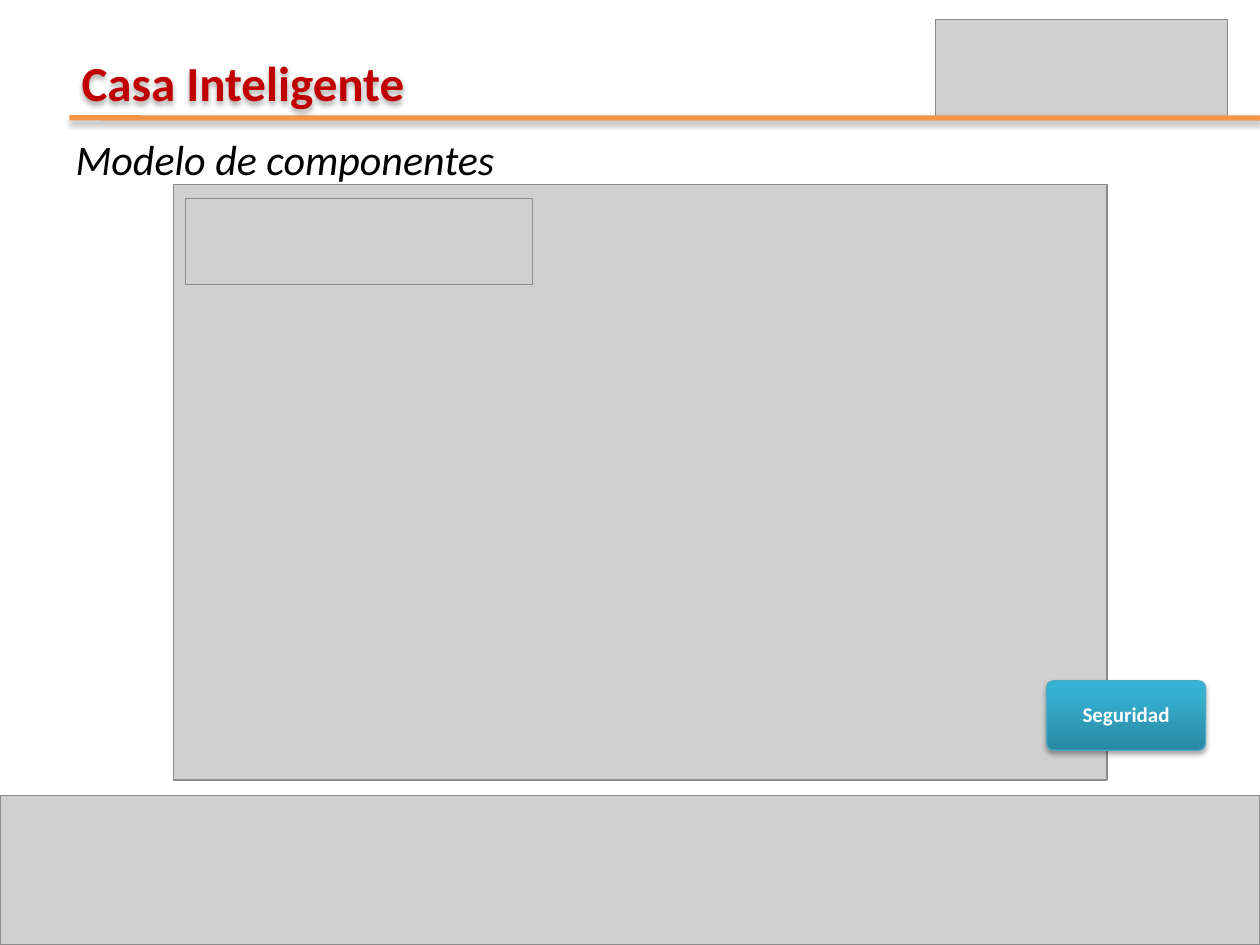
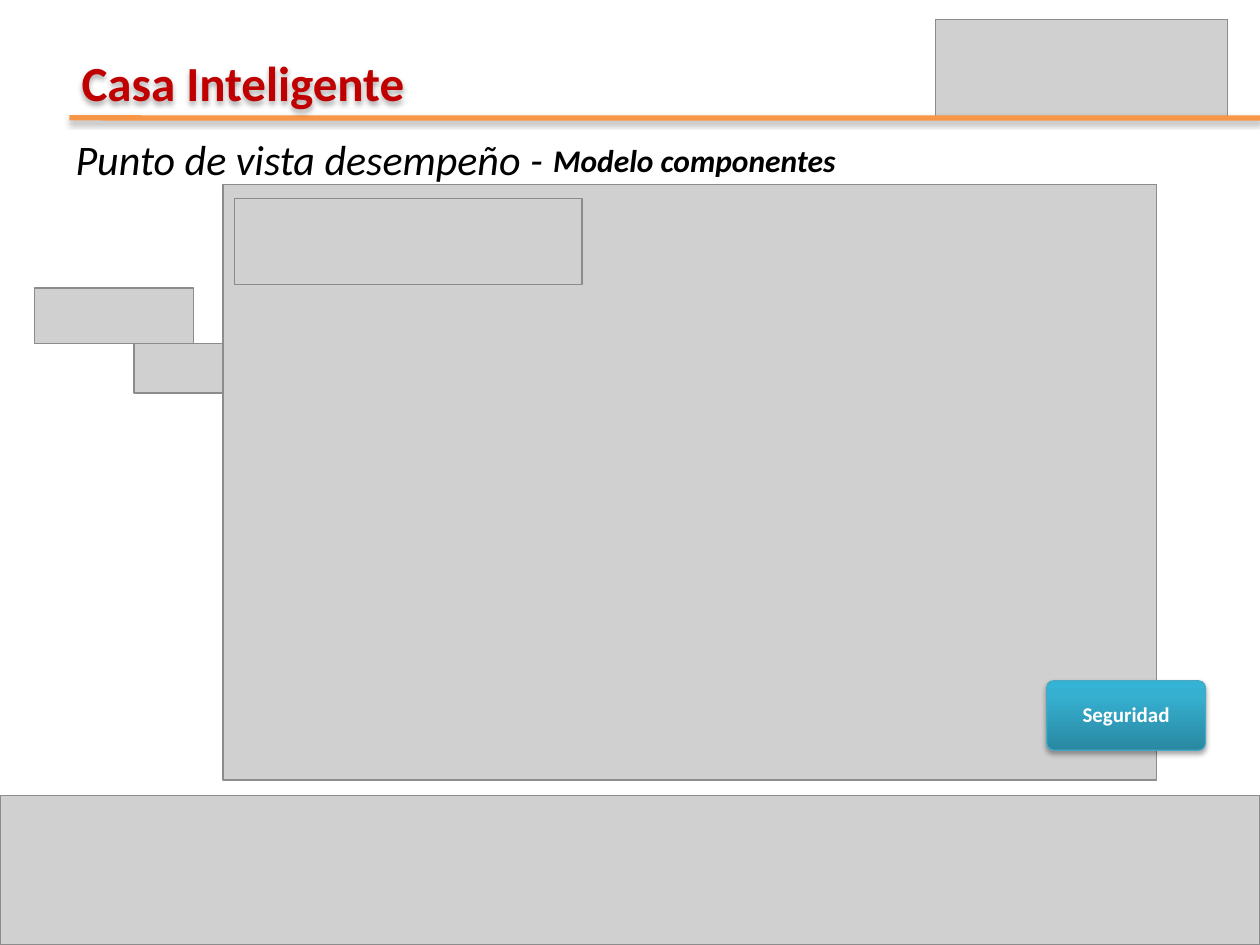
Before and after one commit to leseroth/ingenium-managment, a slide deck: slide 6 of CSOF5204 Arquitectura de Software/0609SegundaEntregaSAD.pptx. Drawn at 1260x945 pixels with LibreOffice and Linux fonts; fonts in the diff are those of the drawing; grey boxes stand for pictures. Boxes give left, top, right and bottom in pixels: in the first picture for what was removed or moved away, otherwise in the second. Text is boxed around its words. In the diff, an @@ line names an element or a change of style, - is before the commit and + after.

```diff
--- a/CSOF5204 Arquitectura de Software/0609SegundaEntregaSAD.pptx
+++ b/CSOF5204 Arquitectura de Software/0609SegundaEntregaSAD.pptx
@@ text added at [76,145,521,185], 24 pt, text #000000, italic @@
+Punto de vista desempeño -
@@ text "Modelo componentes" at [553,150,836,177]: vertical alignment middle to top @@
@@ text at [553,150,836,177]: text changed; size 24 to 18 pt; bold on @@
-Modelo de componentes
+Modelo componentes
@@ picture: place and size @@
-picture at [174,185,1108,781]
+picture at [223,185,1157,781]
@@ picture: place and size @@
-picture at [185,199,533,285]
+picture at [234,199,582,285]
@@ picture added at [35,289,194,344] @@
@@ picture added at [134,344,223,393] @@
```
Also in this commit, not shown: 6 other slides changed, 5 slides added, 4 slides removed.
